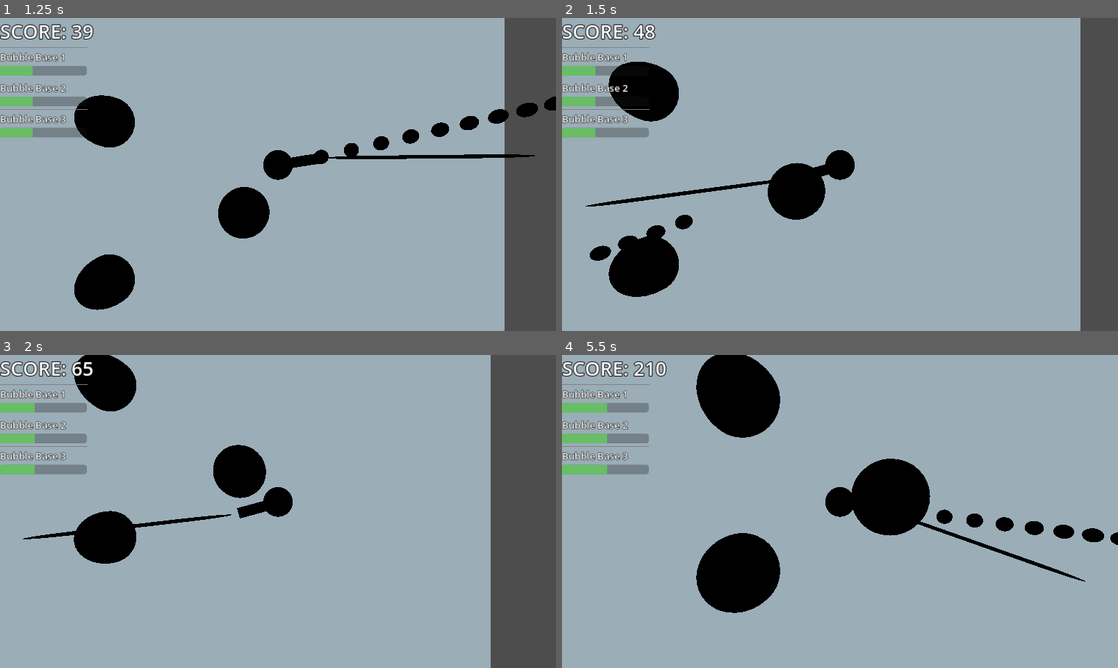
Above: before the commit, frames 1-4 (two rows, left to right).
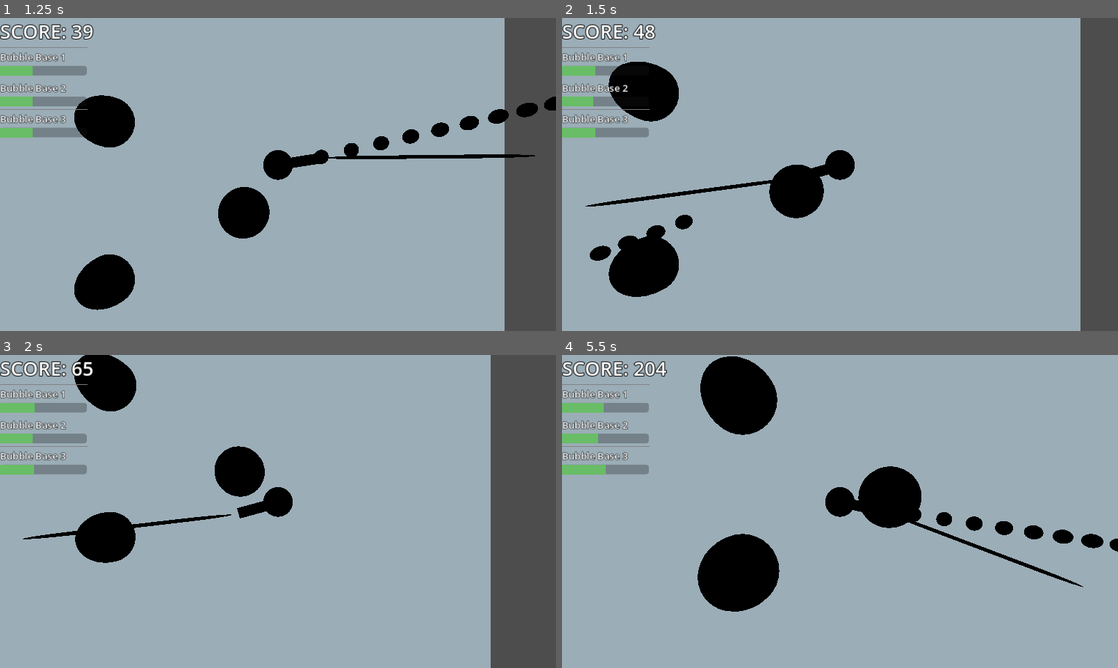
Above: after the commit, the same moments.

Repository: BlackBarman/GGJ_2025
Game: Godot game, scene res://Levels/level.tscn
Same seed, same stepped clock (60 frames per second), same inputs: the game is played once before the commit and once after it.
Inputs (mouse positions are in pixels of both pictures, inside the frame that each line leads up to):
- Up to frame 1 (1.25 s): tap Enter (ui_accept) at 0.5, 0.77 s; move the mouse to (400, 158) at 0.52 s; press the mouse at (400, 158) at 0.53 s; hold Right (ui_right) from 0.53 s (still down)
- Up to frame 2 (1.5 s): move the mouse to (728, 190) at 1.27 s; release Right (ui_right) at 1.28 s; release the mouse at (728, 190) at 1.28 s; hold Down (ui_down) from 1.28 s (still down); click (728, 190) at 1.35 s
- Up to frame 3 (2 s): keep holding Down (ui_down); tap Enter (ui_accept) at 1.52 s
- Up to frame 4 (5.5 s): move the mouse to (895, 442) at 2.02 s; release Down (ui_down) at 2.03 s; press the mouse at (895, 442) at 2.03 s; hold Right (ui_right) 2.03-2.78 s; move the mouse to (812, 574) at 2.77 s; release the mouse at (812, 574) at 2.78 s; hold Up (ui_up) 2.78-3.53 s; click (812, 574) at 2.85 s; tap Enter (ui_accept) at 3.02, 3.77, 4.52 s; move the mouse to (1006, 558) at 3.52 s; press the mouse at (1006, 558) at 3.53 s; hold Left (ui_left) 3.53-5.03 s; move the mouse to (673, 464) at 4.27 s; release the mouse at (673, 464) at 4.28 s; click (673, 464) at 4.35 s; move the mouse to (867, 511) at 5.02 s; press the mouse at (867, 511) at 5.03 s; hold Down (ui_down) from 5.03 s (still down)

Frame 1 is identical in both runs. In frame 2, 0.2% of the frame differs, in the area x 5-48%, y 25-65%; in frame 3, 0.2%; in frame 4, 2.9%, in the area x 6-100%, y 0-83%.

Commit message:
player bullets now damage bubble

Diff:
--- a/ggj_2025/LevelIngredients/BubbleBase.tscn
+++ b/ggj_2025/LevelIngredients/BubbleBase.tscn
@@ -3,8 +3,9 @@
 [ext_resource type="Script" path="res://LevelIngredients/bubble_base.gd" id="1_osm5m"]
 [ext_resource type="PackedScene" uid="uid://b8l5uu32d4toi" path="res://Art/TempBubbleBase.glb" id="2_g04wj"]
 
-[sub_resource type="SphereShape3D" id="SphereShape3D_12u7b"]
+[sub_resource type="CapsuleShape3D" id="CapsuleShape3D_kivfl"]
 radius = 1.0
+height = 4.0
 
 [node name="BubbleBase" type="Node3D" groups=["BubbleBaseGroup"]]
 script = ExtResource("1_osm5m")
@@ -14,4 +15,4 @@
 [node name="StaticBody3D" type="StaticBody3D" parent="."]
 
 [node name="CollisionShape3D" type="CollisionShape3D" parent="StaticBody3D"]
-shape = SubResource("SphereShape3D_12u7b")
+shape = SubResource("CapsuleShape3D_kivfl")
--- a/ggj_2025/bullet.gd
+++ b/ggj_2025/bullet.gd
@@ -2,6 +2,7 @@
 class_name BaseBullet
 
 @export var bullet_speed : float
+@export var friendly_damage : float = 0.3
 
 var bullet_dir : Vector3
 
@@ -19,6 +20,9 @@
 	if body.is_in_group("EnemyGroup"):
 		body.queue_free()
 		queue_free()
+	elif body.get_parent().is_in_group("BubbleBaseGroup"):
+		pass
+		body.get_parent()._decrease_size(friendly_damage)
 
 func _on_timer_timeout() -> void:
 	queue_free()
--- a/ggj_2025/bullet.tscn
+++ b/ggj_2025/bullet.tscn
@@ -10,6 +10,7 @@
 [node name="Bullet" type="Node3D" groups=["PlayerBullet"]]
 script = ExtResource("1_3t4ks")
 bullet_speed = 100.0
+friendly_damage = 0.01
 
 [node name="Area3D" type="Area3D" parent="."]
 transform = Transform3D(0.5, 0, 0, 0, 0.5, 0, 0, 0, 0.5, 0, 0, 0)
Not shown: 1 places in ggj_2025/bullet.tscn that only renumber resources
